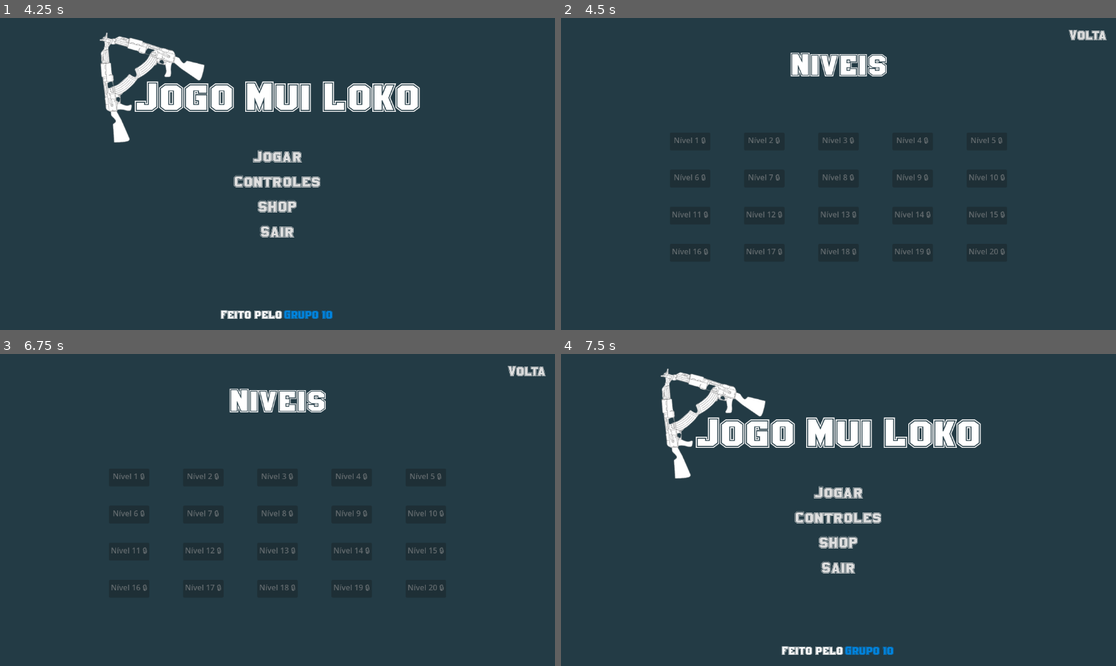
Above: before the commit, frames 1-4 (two rows, left to right).
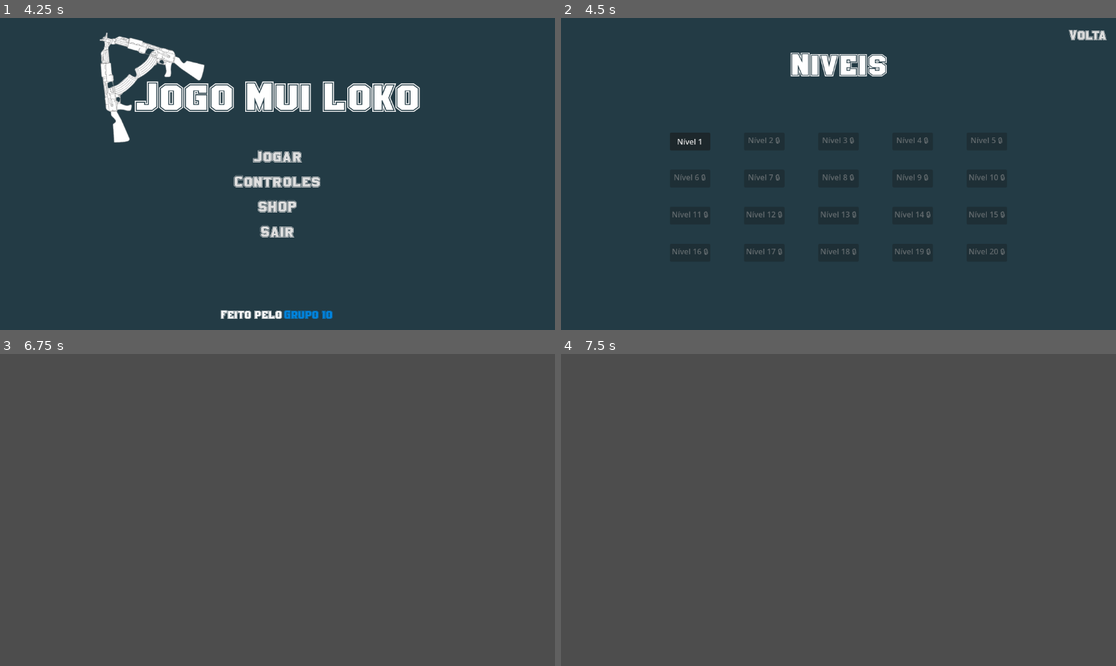
Above: after the commit, the same moments.

Repository: project-godot/project_godot_group10
Game: Godot game, scene res://main/MainMenu.tscn
Same seed, same stepped clock (60 frames per second), same inputs: the game is played once before the commit and once after it.
Inputs (mouse positions are in pixels of both pictures, inside the frame that each line leads up to):
- Up to frame 1 (4.25 s): click "Grupo 10" at 0.5 s; click "Controles" at 1.25 s; click "Volta" at 2 s; click "SHOP" at 2.75 s; click "Volta" at 3.5 s
- Up to frame 2 (4.5 s): click "Jogar" at 4.25 s
- Up to frame 3 (6.75 s): click "Volta" at 5 s; click "Jogar" at 5.75 s; click (127, 478) at 6.5 s, where only the run after the commit has a clickable "Nível 1"
- Up to frame 4 (7.5 s): click (1088, 372) at 7.25 s, where only the run before the commit has a clickable "Volta"

Frame 1 is identical in both runs. In frame 2, less than 0.1% of the frame differs, in the area x 20-27%, y 38-41%; in frame 3, 99%; in frame 4, 100%, in the area x 0-100%, y 0-100%.

Commit message:
added new buttons ans tscns

Diff:
--- /dev/null
+++ b/levels/PauseButton.gd
@@ -0,0 +1,19 @@
+extends Button
+
+func _ready() -> void:
+	for button in get_tree().get_nodes_in_group("button"):
+		button.mouse_exited.connect(mouse_interaction.bind(button, "exited"))
+		button.mouse_entered.connect(mouse_interaction.bind(button, "entered"))
+
+# função de abrir a pop up de Pause Menu
+func _on_pressed():
+	get_tree().change_scene_to_file("res://levels/PauseMenu.tscn")
+
+
+# função de interação do mouse
+func mouse_interaction(button: Button, state: String) -> void:
+	match state:
+		"exited":
+			button.modulate.a = 1.0
+		"entered":
+			button.modulate.a = 0.5
--- /dev/null
+++ b/levels/PauseButton.tscn
@@ -0,0 +1,18 @@
+[gd_scene load_steps=3 format=3 uid="uid://dd7k15ax2ovkh"]
+
+[ext_resource type="FontFile" uid="uid://c2xs02gn1854n" path="res://assets/fonts/Golden Varsity Outline.ttf" id="1_tdek3"]
+[ext_resource type="Script" uid="uid://c6ynb37gblje7" path="res://levels/PauseButton.gd" id="2_u0q8m"]
+
+[node name="PauseButton" type="Button"]
+offset_left = 20.0
+offset_top = 20.0
+offset_right = 28.0
+offset_bottom = 28.0
+focus_mode = 0
+theme_override_fonts/font = ExtResource("1_tdek3")
+theme_override_font_sizes/font_size = 30
+text = "PAUSE"
+flat = true
+script = ExtResource("2_u0q8m")
+
+[connection signal="pressed" from="." to="." method="_on_pressed"]
--- /dev/null
+++ b/levels/PauseMenu.gd
@@ -0,0 +1,9 @@
+extends CanvasLayer
+
+# função de interação do mouse
+func mouse_interaction(button: Button, state: String) -> void:
+	match state:
+		"exited":
+			button.modulate.a = 0.5
+		"entered":
+			button.modulate.a = 1.0
--- /dev/null
+++ b/levels/PauseMenu.tscn
@@ -0,0 +1,79 @@
+[gd_scene load_steps=3 format=3 uid="uid://ca5fiyc4w34pp"]
+
+[ext_resource type="FontFile" uid="uid://c2xs02gn1854n" path="res://assets/fonts/Golden Varsity Outline.ttf" id="1_5gvo0"]
+[ext_resource type="Script" uid="uid://bgaw378530u8t" path="res://levels/PauseMenu.gd" id="1_wlreh"]
+
+[node name="PauseMenu" type="CanvasLayer"]
+process_mode = 2
+script = ExtResource("1_wlreh")
+
+[node name="ColorRect" type="ColorRect" parent="."]
+anchors_preset = 15
+anchor_right = 1.0
+anchor_bottom = 1.0
+offset_left = -116.0
+offset_top = 56.0
+offset_right = -116.0
+offset_bottom = 56.0
+grow_horizontal = 2
+grow_vertical = 2
+size_flags_vertical = 4
+color = Color(0, 0, 0, 0)
+
+[node name="Panel" type="Panel" parent="."]
+anchors_preset = 8
+anchor_left = 0.5
+anchor_top = 0.5
+anchor_right = 0.5
+anchor_bottom = 0.5
+offset_left = -200.0
+offset_top = -150.0
+offset_right = 200.0
+offset_bottom = 150.0
+grow_horizontal = 2
+grow_vertical = 2
+
+[node name="VContainer" type="VBoxContainer" parent="Panel"]
+layout_mode = 1
+anchors_preset = 8
+anchor_left = 0.5
+anchor_top = 0.5
+anchor_right = 0.5
+anchor_bottom = 0.5
+offset_left = -124.5
+offset_top = -73.0
+offset_right = 124.5
+offset_bottom = 73.0
+grow_horizontal = 2
+grow_vertical = 2
+theme_override_constants/separation = 80
+alignment = 1
+
+[node name="ScoreLabel" type="Label" parent="Panel/VContainer"]
+layout_mode = 2
+theme_override_fonts/font = ExtResource("1_5gvo0")
+theme_override_font_sizes/font_size = 40
+text = "Score 0"
+horizontal_alignment = 1
+vertical_alignment = 1
+
+[node name="HContainer" type="HBoxContainer" parent="Panel/VContainer"]
+layout_mode = 2
+theme_override_constants/separation = 90
+alignment = 1
+
+[node name="ButtonBack" type="Button" parent="Panel/VContainer/HContainer"]
+layout_mode = 2
+focus_mode = 0
+theme_override_fonts/font = ExtResource("1_5gvo0")
+theme_override_font_sizes/font_size = 20
+text = "Voltar"
+flat = true
+
+[node name="ButtonContinue" type="Button" parent="Panel/VContainer/HContainer"]
+layout_mode = 2
+focus_mode = 0
+theme_override_fonts/font = ExtResource("1_5gvo0")
+theme_override_font_sizes/font_size = 20
+text = "Continuar"
+flat = true
--- a/main/LevelSelect.gd
+++ b/main/LevelSelect.gd
@@ -32,5 +32,4 @@
 
 #  função de inicar nivel
 func start_level(level_number: int) -> void:
-	print("Iniciando nível: ", level_number)
 	get_tree().change_scene_to_file("res://levels/level" + str(level_number) + ".tscn")
--- a/managers/LevelManager.gd
+++ b/managers/LevelManager.gd
@@ -2,7 +2,7 @@
 extends RefCounted
 
 # setando que apenas 1 nivel é desbloqueado
-var unlocked_levels: int = 0
+var unlocked_levels: int = 1
 
 # função de verificar niveis desbloqueado
 func get_max_unlocked_level() -> int:
--- a/project.godot
+++ b/project.godot
@@ -17,6 +17,7 @@
 [autoload]
 
 GameManager="*res://managers/GameManager.gd"
+ManagerLevel="*res://managers/LevelManager.gd"
 
 [global_group]
 
@@ -27,3 +28,16 @@
 animation_library={
 &"animation/fps": 30.0
 }
+
+[input]
+
+ui_cancel={
+"deadzone": 0.5,
+"events": [Object(InputEventKey,"resource_local_to_scene":false,"resource_name":"","device":-1,"window_id":0,"alt_pressed":false,"shift_pressed":false,"ctrl_pressed":false,"meta_pressed":false,"pressed":false,"keycode":4194305,"physical_keycode":27,"key_label":0,"unicode":0,"location":0,"echo":false,"script":null)
+]
+}
+pause={
+"deadzone": 0.5,
+"events": [Object(InputEventKey,"resource_local_to_scene":false,"resource_name":"","device":-1,"window_id":0,"alt_pressed":false,"shift_pressed":false,"ctrl_pressed":false,"meta_pressed":false,"pressed":false,"keycode":4194305,"physical_keycode":27,"key_label":0,"unicode":0,"location":0,"echo":false,"script":null)
+]
+}
Not shown, added: levels/PauseButton.gd.uid
Not shown, added: levels/PauseMenu.gd.uid
Not shown, added: levels/level1.gd.uid
Not shown, changed: README.md
